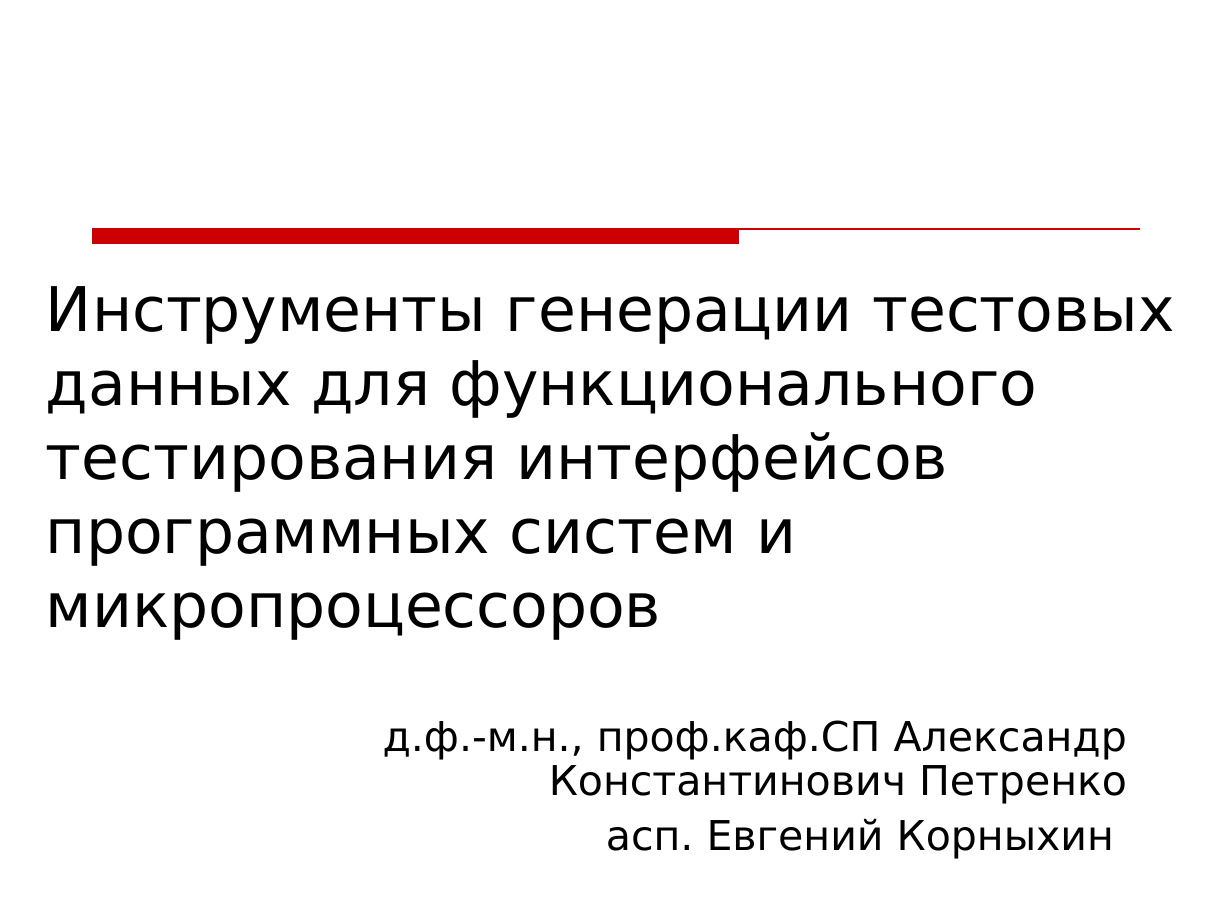
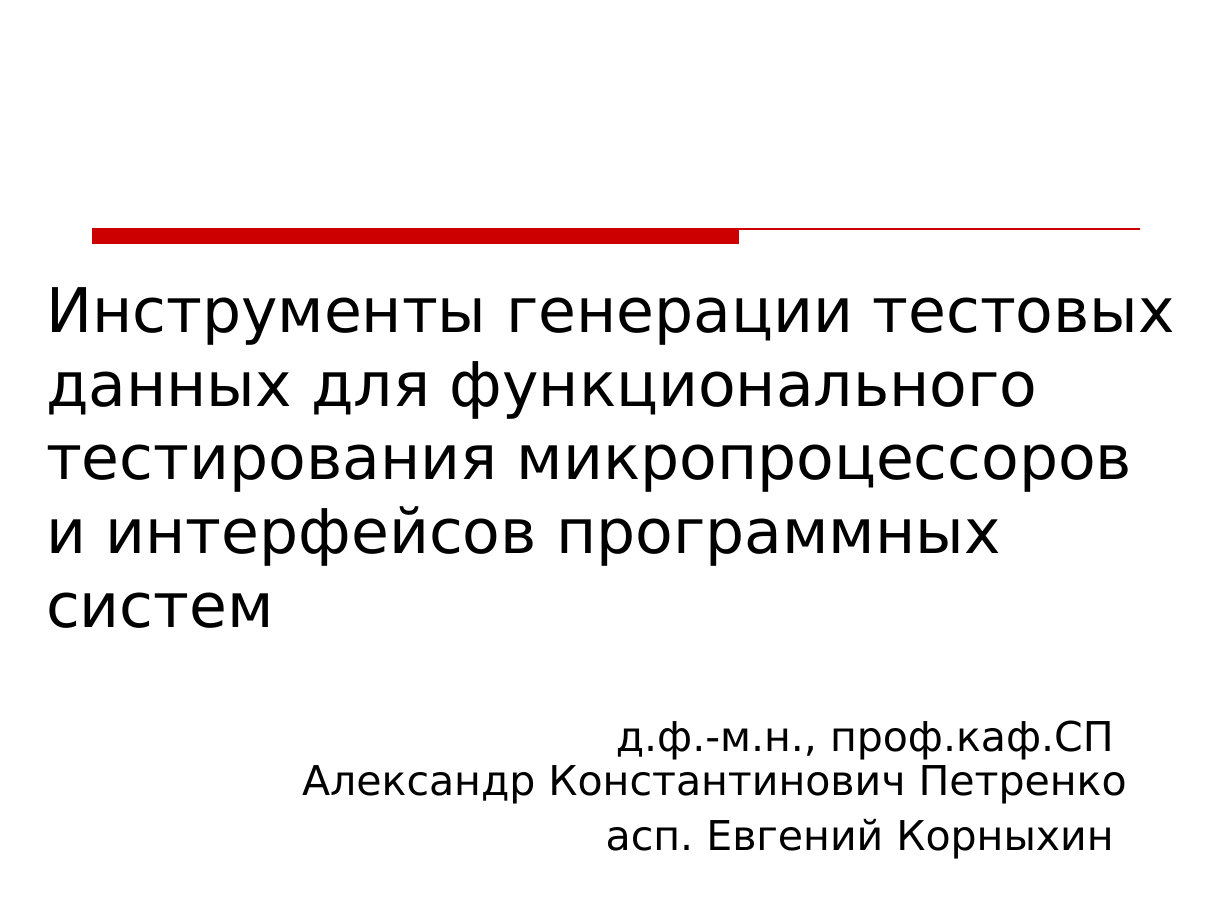
Before and after one commit to kornevgen/tesla-project, a slide deck: slide 1 of papers/unpublished/Tihonov09/tikh-slides.ppt. Drawn at 1232x924 pixels with LibreOffice and Linux fonts; fonts in the diff are those of the drawing; background and template pictures are left out. Boxes give left, top, right and bottom in pixels: in the first picture for what was removed or moved away, otherwise in the second. Text is boxed around its words. In the diff, an @@ line names an element or a change of style, - is before the commit and + after.

```diff
--- a/papers/unpublished/Tihonov09/tikh-slides.ppt
+++ b/papers/unpublished/Tihonov09/tikh-slides.ppt
@@ title at (46, 287, 1175, 628): text changed @@
-Инструменты генерации тестовых данных для функционального тестирования интерфейсов программных систем и микропроцессоров
+Инструменты генерации тестовых данных для функционального тестирования микропроцессоров и интерфейсов программных систем
@@ subtitle "д.ф.-м.н., проф.каф.СП Александр Константинович Петренко" rewrapped from (383, 720, 1127, 859) to (302, 720, 1127, 859) @@
```
Also in this commit, not shown: 2 other slides changed, 6 slides added.
